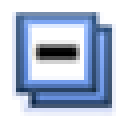
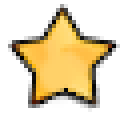
Before/after of a 128px x 128px layered artwork. What changed in the layer stack:
added layer "Слой 6 копия" above "Слой 6" over [8, 4, 120, 112]
hid "Слой 4" over [12, 12, 116, 116]
